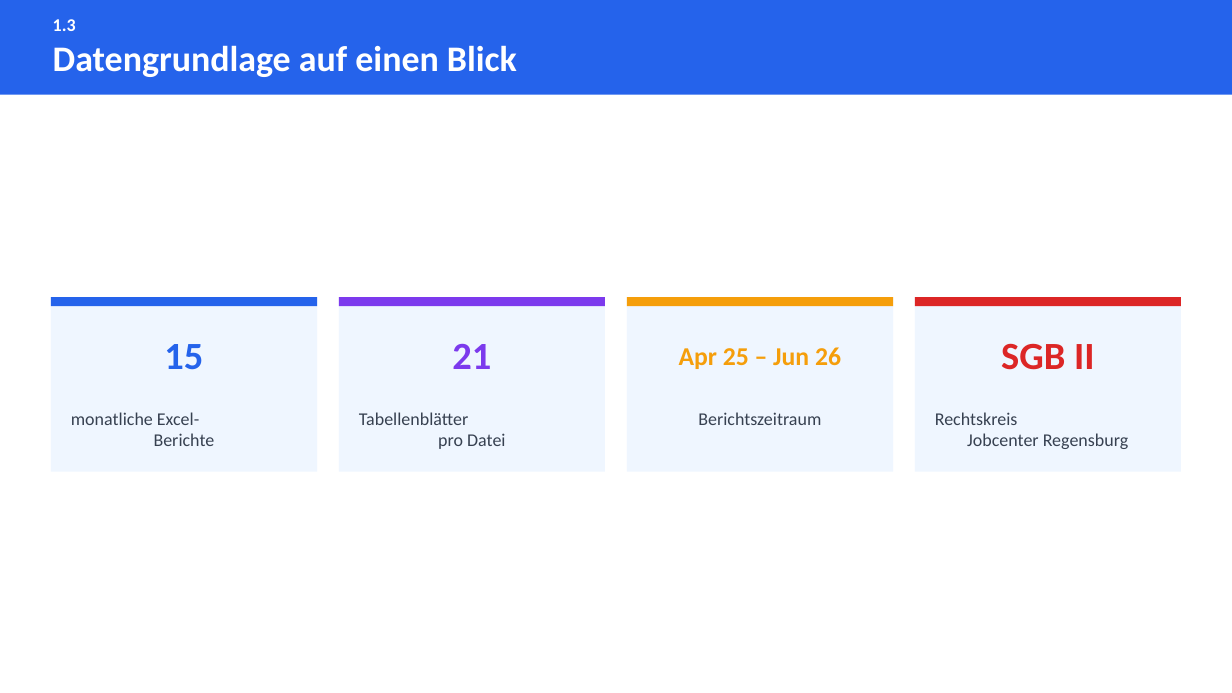
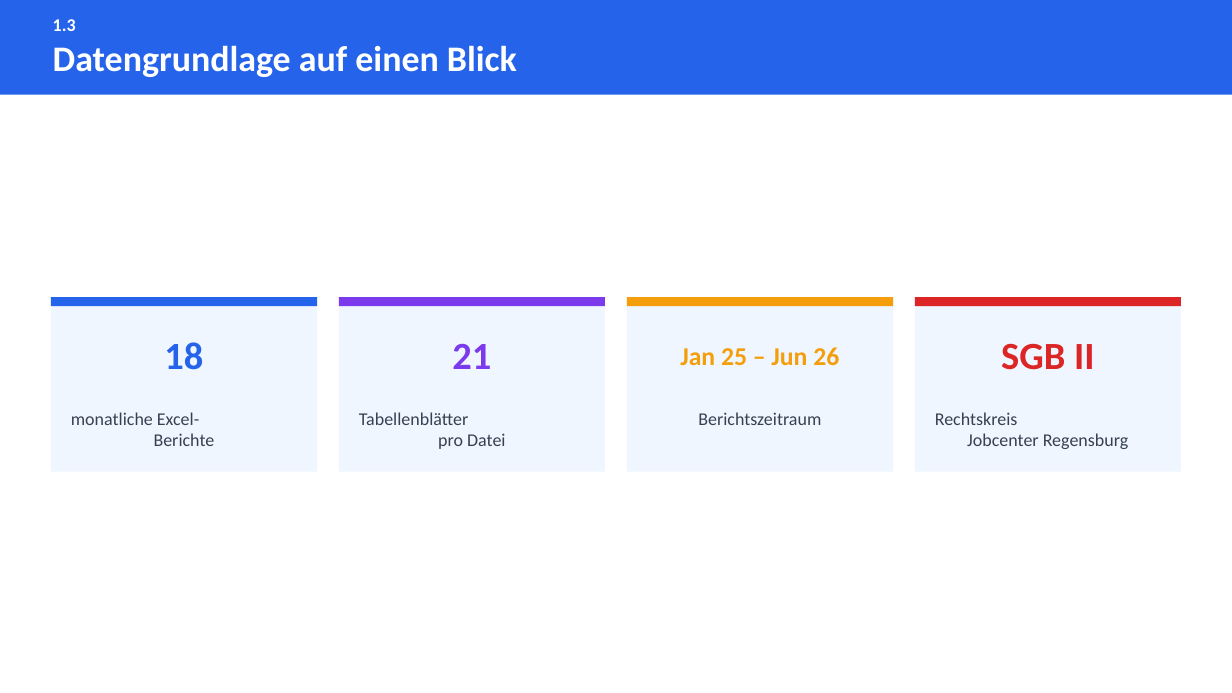
Before and after one commit to eufunk/arbeitsmarkt-regensburg, a slide deck: slide 5 of Dok/Projektpraesentation.pptx. Drawn at 1232x693 pixels with LibreOffice and Linux fonts; fonts in the diff are those of the drawing. Boxes give left, top, right and bottom in pixels: in the first picture for what was removed or moved away, otherwise in the second. Text is boxed around its words. In the diff, an @@ line names an element or a change of style, - is before the commit and + after.

```diff
--- a/Dok/Projektpraesentation.pptx
+++ b/Dok/Projektpraesentation.pptx
@@ text at (x1=164, y1=342, x2=203, y2=370): text changed @@
-15
+18
@@ text at (x1=680, y1=347, x2=839, y2=365): text changed @@
-Apr 25 – Jun 26
+Jan 25 – Jun 26
```
Also in this commit, not shown: 10 other slides changed, 9 slides added, 21 other files.
